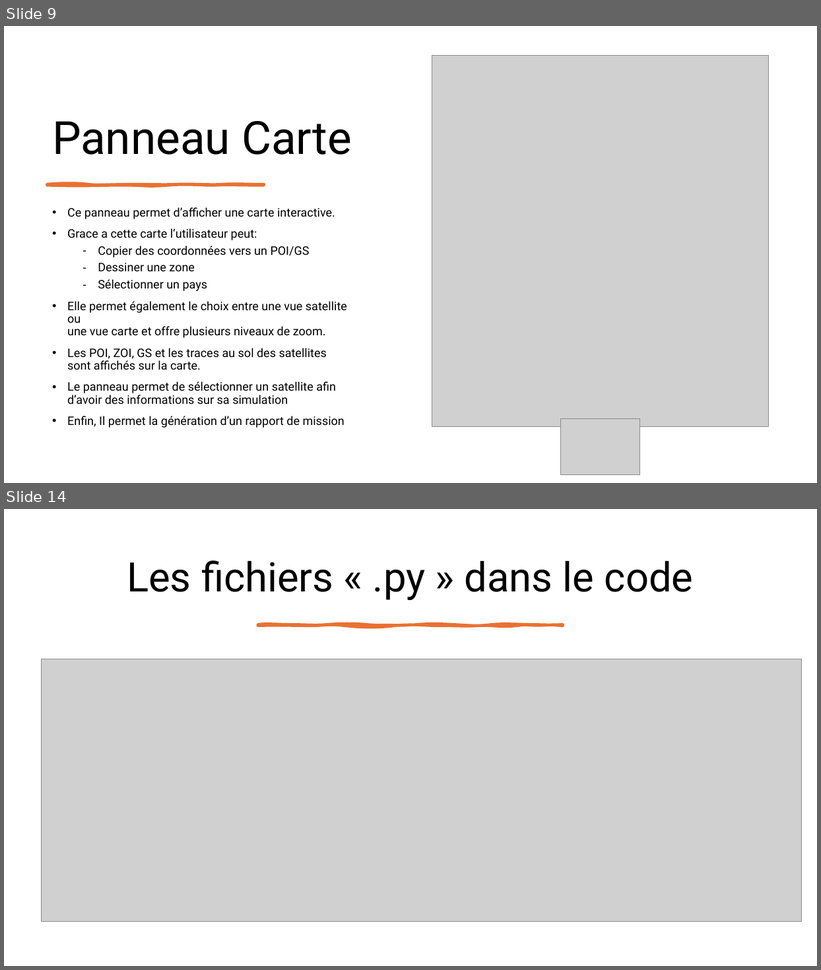
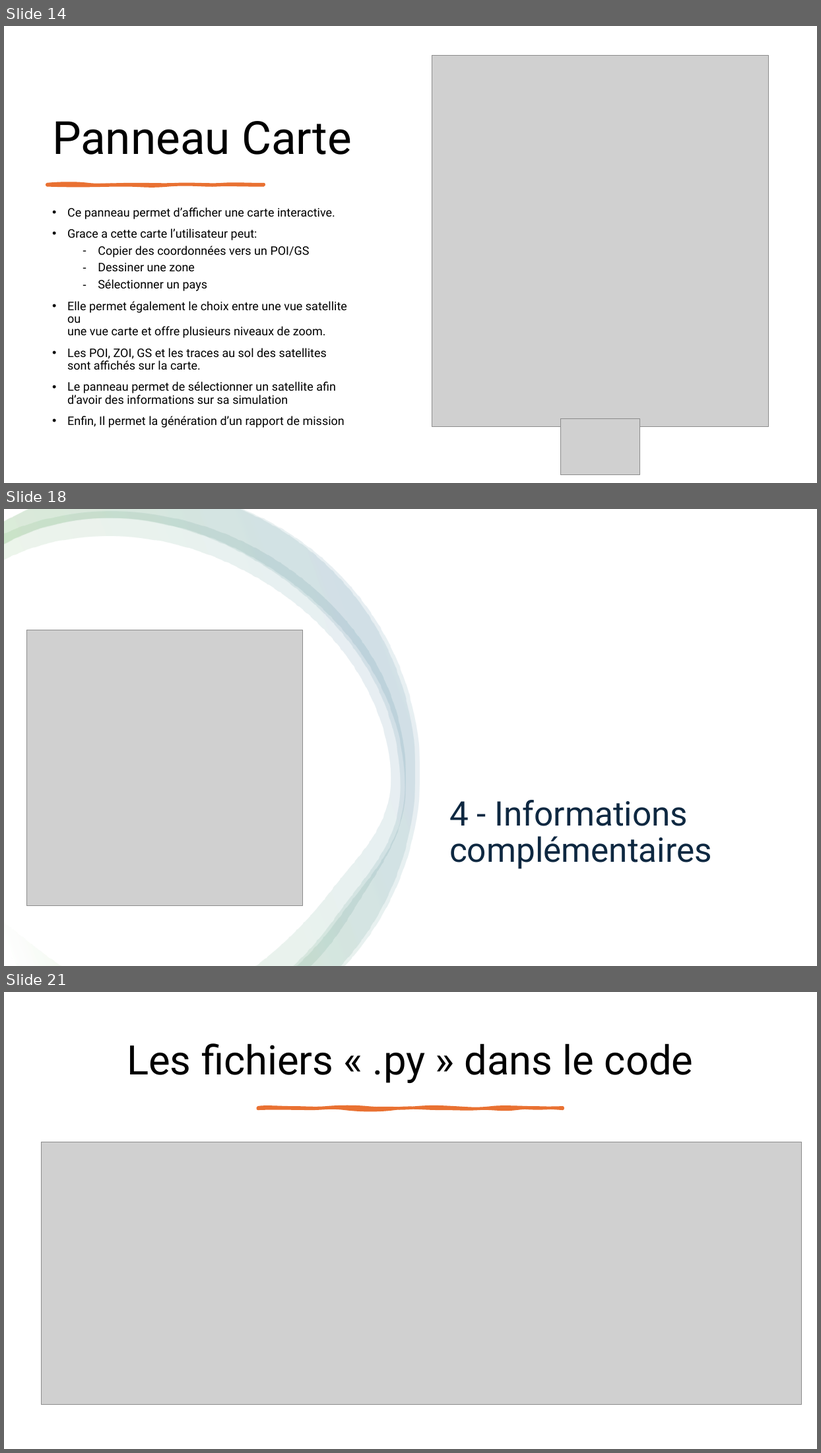
Before and after one commit to leoid3/EO_Tools, a slide deck: User guide.pptx. Shown one above the other, each under a label of ours: slides 9 and 14 before the commit, slides 14, 18 and 21 after it; the slides between them are not shown. The pictures are 821x970 and 821x1453 pixels, drawn with LibreOffice and Linux fonts; fonts in the diff are those of the drawing; grey boxes stand for pictures. Boxes give left, top, right and bottom in pixels: in the first picture for what was removed or moved away, otherwise in the second. Text is boxed around its words. In the diff, an @@ line names an element or a change of style, - is before the commit and + after.

```diff
--- a/User guide.pptx
+++ b/User guide.pptx
@@ slide 18 added at <box>4,509,817,966</box>, background #FFFFFF @@
@@ rectangle added at <box>4,509,817,966</box>, fill #FFFFFF @@
@@ freeform shape added at <box>4,512,406,966</box>, fill gradient #FFFFFF to #4EA72E to #156082 @@
@@ freeform shape added at <box>4,509,415,966</box>, fill gradient #FFFFFF to #4EA72E to #156082 @@
@@ freeform shape added at <box>4,509,420,966</box>, fill gradient #FFFFFF to #4EA72E to #156082 @@
@@ picture added at <box>26,630,303,907</box> @@
@@ title added at <box>450,800,712,869</box>, 40 pt, text #0E2841 @@
+4 - Informations complémentaires
@@ what was slide 9 is now slide 14 @@
@@ what was slide 14 is now slide 21 @@
```
Also in this commit, not shown: 3 slides changed, 6 other slides added, 37 other files.
